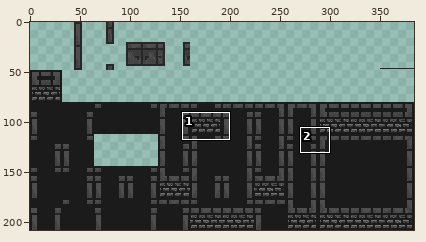
Pixel-art file, stored at Assets/Sprite/RWS_Sprite 1/TileMap/AdvancedTileSet.aseprite. The picture above shows the old version from afar; the outline marks the close-up.
Close-up. Earlier state:
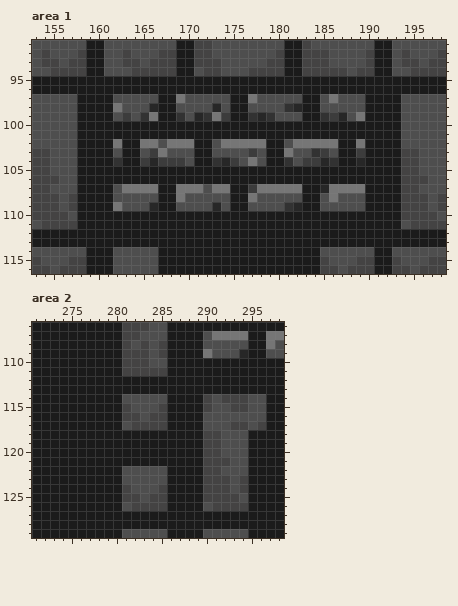
384x208 pixels, 1 frame. Colours within 5 levels of each other are drawn and written as one. Shown: area 1: x 153..198, y 91..116; area 2: x 271..298, y 106..129.
New version:
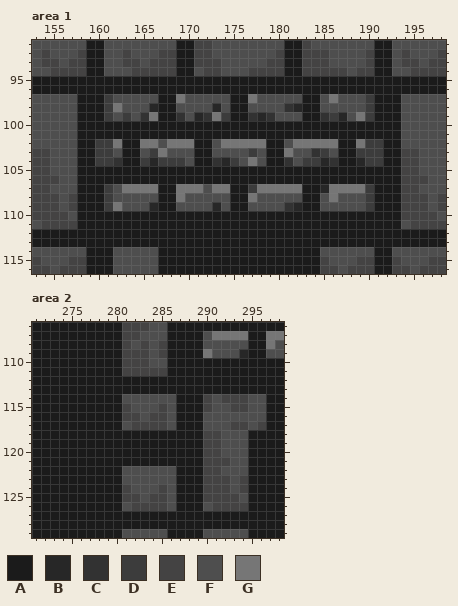
Palette (. is transparent): A #1b1b1b  B #272727  C #323232  D #3c3c3c  E #444343  F #4e4e4e  G #767676
Changes in this commit:
layer "CYS.RETOUCH" now hidden
layer "Layer 4" now hidden
Changed rows in their new state; - is an unchanged pixel.
Area 1, layer "Flattened":
first column x 160:
 97 -D----------------------------D-
 98 -D----------------------------D-
 99 -D----------------------------D-
102 DD----------------------------DD
103 DD----------------------------DD
104 DD----------------------------DD
107 -D----------------------------D-
108 -D----------------------------D-
109 -D----------------------------D-
Area 2, layer "Flattened":
first column x 286:
114 F
115 F
116 F
117 F
first column x 286:
122 F
123 F
124 F
125 F
126 F
